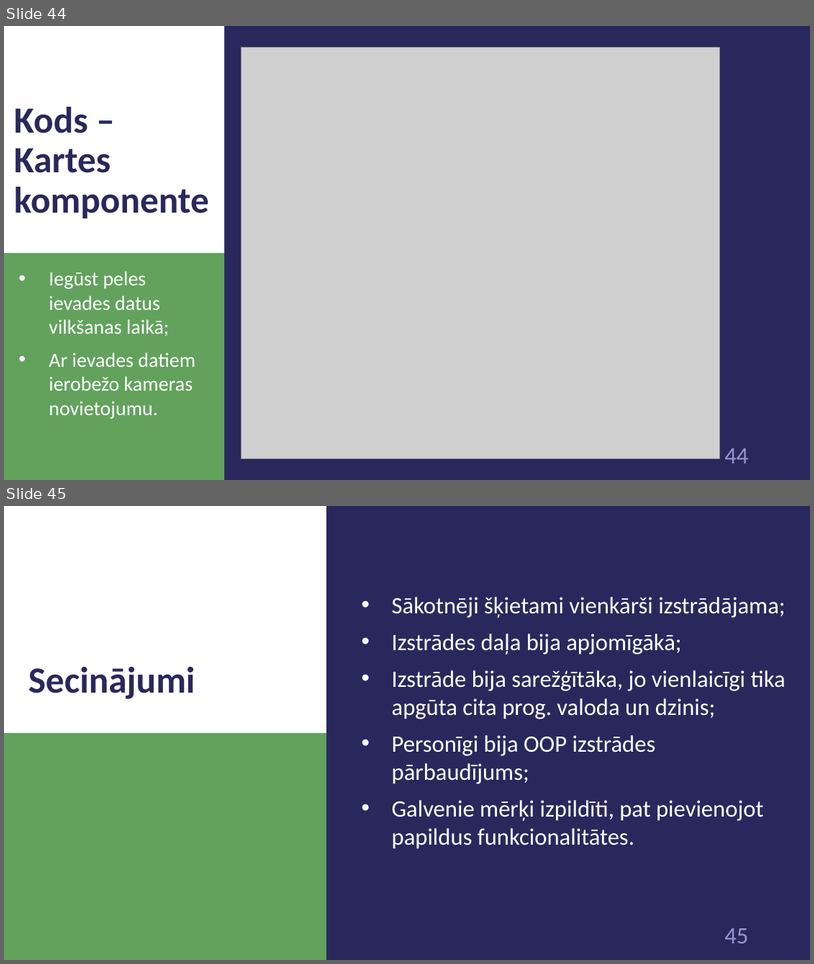
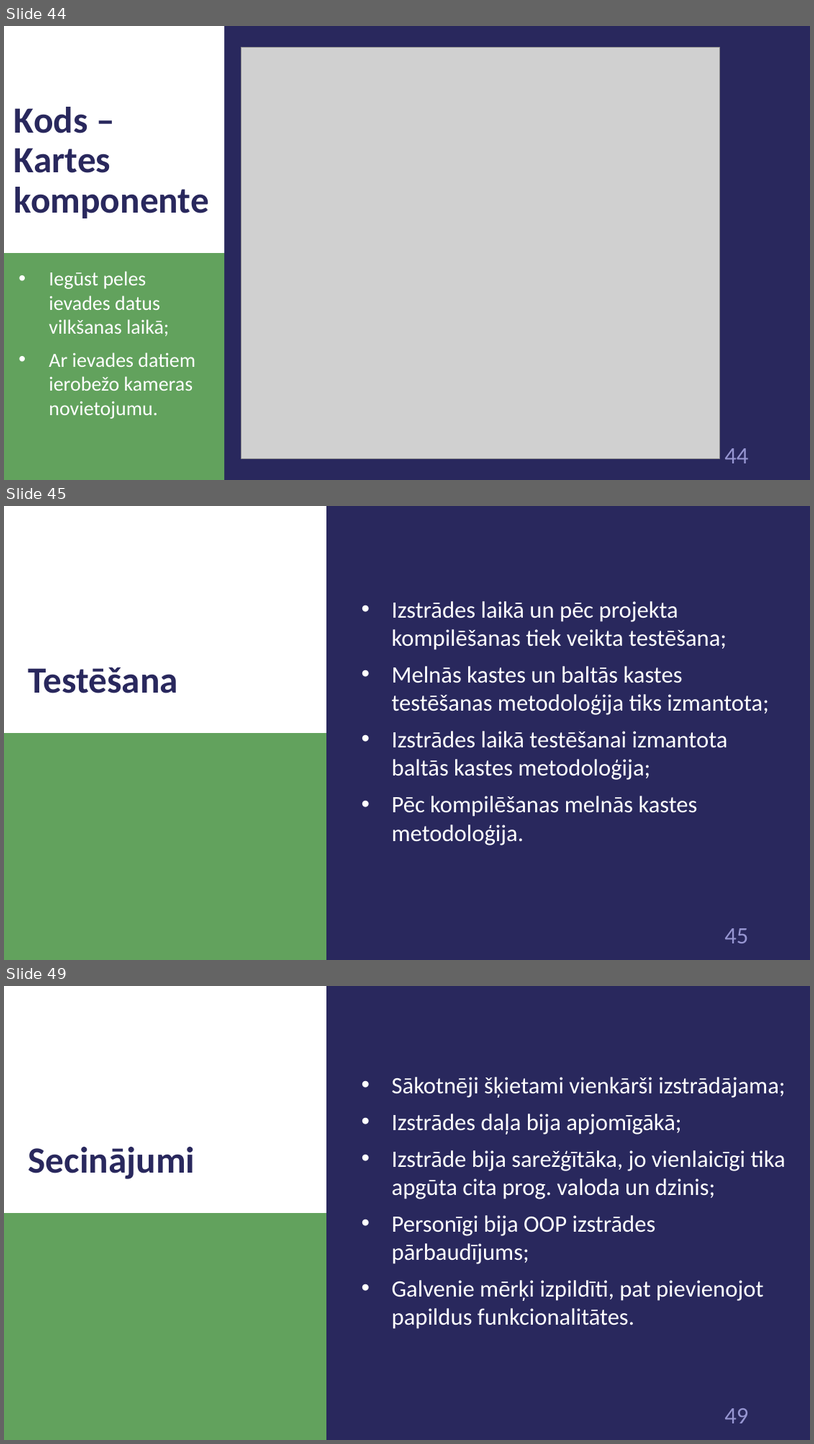
Before and after one commit to 1ivyatan/drumstalotajs, a slide deck: Documentation/Prezentācija (pilnā).pptx. Shown one above the other, each under a label of ours: slides 44 and 45 before the commit, slides 44, 45 and 49 after it; the slides between them are not shown. The pictures are 814x964 and 814x1444 pixels, drawn with LibreOffice and Linux fonts; fonts in the diff are those of the drawing; grey boxes stand for pictures. Boxes give left, top, right and bottom in pixels: in the first picture for what was removed or moved away, otherwise in the second. Text is boxed around its words. In the diff, an @@ line names an element or a change of style, - is before the commit and + after.

```diff
--- a/Documentation/Prezentācija (pilnā).pptx
+++ b/Documentation/Prezentācija (pilnā).pptx
@@ slide 45 added at bbox=[4, 506, 810, 960], background #29285D; not listed: 3 template elements that a slide beside it also shows @@
@@ text added at bbox=[392, 601, 769, 845], 28 pt, text #FFFFFF @@
+• Izstrādes laikā un pēc projekta kompilēšanas tiek veikta testēšana;
+• Melnās kastes un baltās kastes testēšanas metodoloģija tiks izmantota;
+• Izstrādes laikā testēšanai izmantota baltās kastes metodoloģija;
+• Pēc kompilēšanas melnās kastes metodoloģija.
@@ title added at bbox=[28, 667, 178, 693], 44 pt, text #29285D, bold @@
+Testēšana
@@ what was slide 45 is now slide 49 @@
@@ page number at bbox=[725, 1408, 748, 1423]: text changed @@
-45
+49
```
Also in this commit, not shown: 1 slide changed, 3 other slides added.
